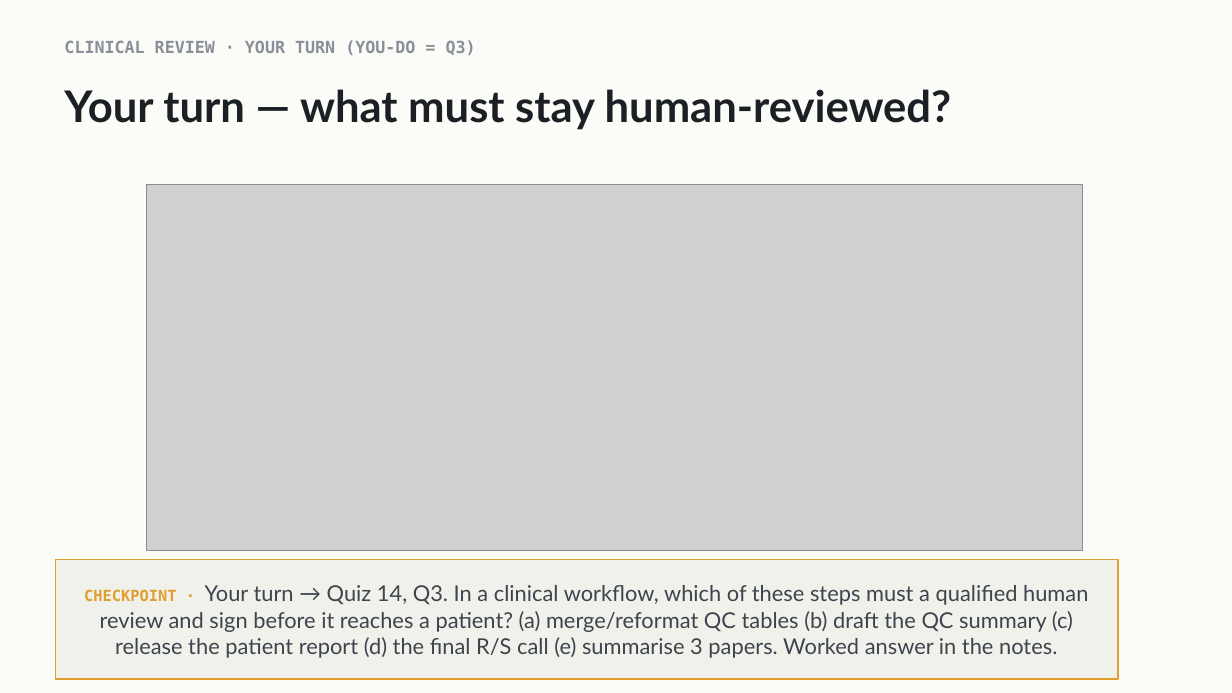
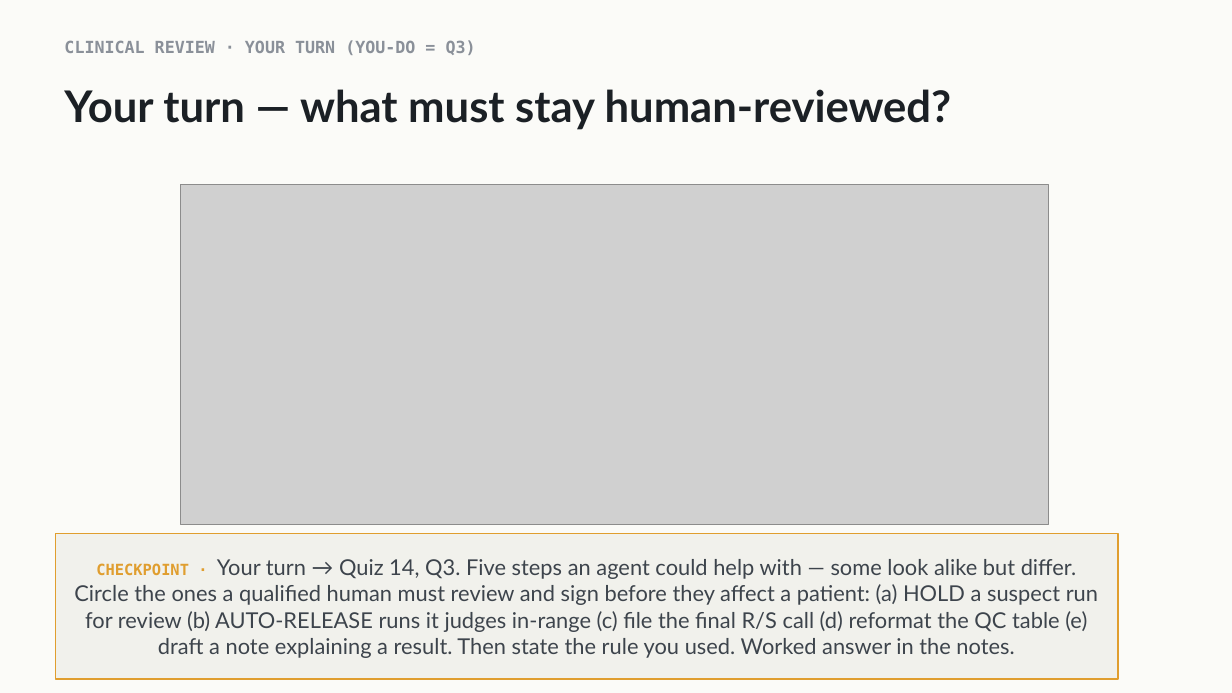
Before and after one commit to indigobio/msacl_dl_course, a slide deck: slide 14 of slides/pptx/lecture14_agents.pptx. Drawn at 1232x693 pixels with LibreOffice and Linux fonts; fonts in the diff are those of the drawing; grey boxes stand for pictures. Boxes give left, top, right and bottom in pixels: in the first picture for what was removed or moved away, otherwise in the second. Text is boxed around its words. In the diff, an @@ line names an element or a change of style, - is before the commit and + after.

```diff
--- a/slides/pptx/lecture14_agents.pptx
+++ b/slides/pptx/lecture14_agents.pptx
@@ picture: place and size @@
-picture at box(147, 185, 1083, 551)
+picture at box(180, 185, 1049, 524)
@@ rectangle "CHECKPOINT · Your turn → ...": place and size @@
-rectangle "CHECKPOINT · Your turn → ..." at box(55, 560, 1118, 679)
+rectangle "CHECKPOINT · Your turn → ..." at box(55, 533, 1118, 679)
@@ text in rectangle at box(74, 559, 1098, 658): text changed @@
-CHECKPOINT · Your turn → Quiz 14, Q3. In a clinical workflow, which of these steps must a qualified human review and sign before it reaches a patient? (a) merge/reformat QC tables (b) draft the QC summary (c) release the patient report (d) the final R/S call (e) summarise 3 papers. Worked answer in the notes.
+CHECKPOINT · Your turn → Quiz 14, Q3. Five steps an agent could help with — some look alike but differ. Circle the ones a qualified human must review and sign before they affect a patient: (a) HOLD a suspect run for review (b) AUTO-RELEASE runs it judges in-range (c) file the final R/S call (d) reformat the QC table (e) draft a note explaining a result. Then state the rule you used. Worked answer in the notes.
```
Also in this commit, not shown: 2 other slides changed, 6 other files.
